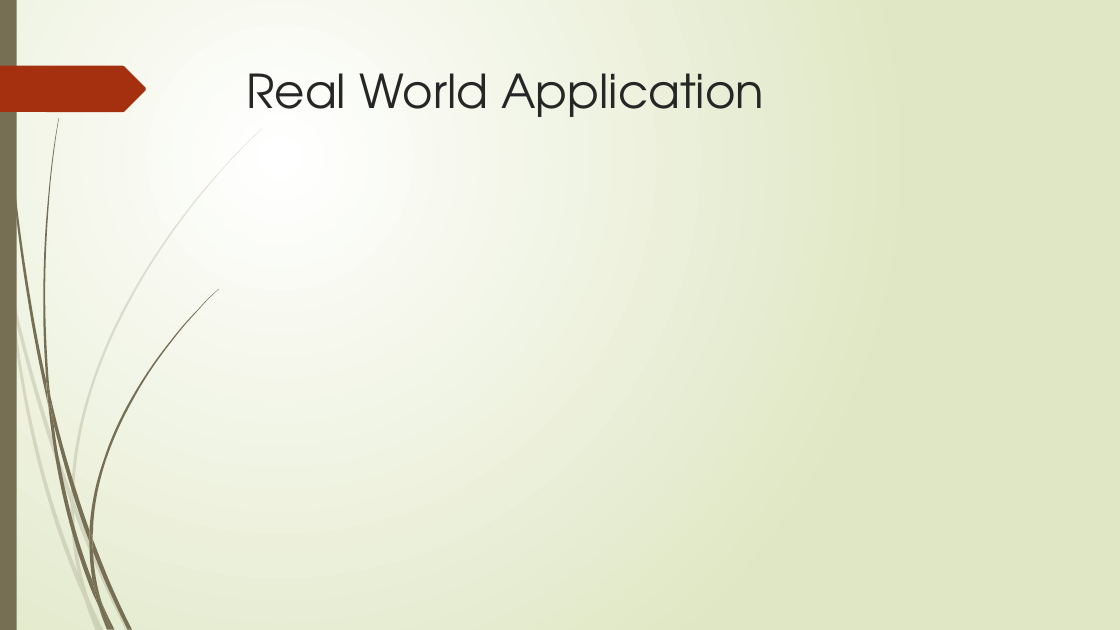
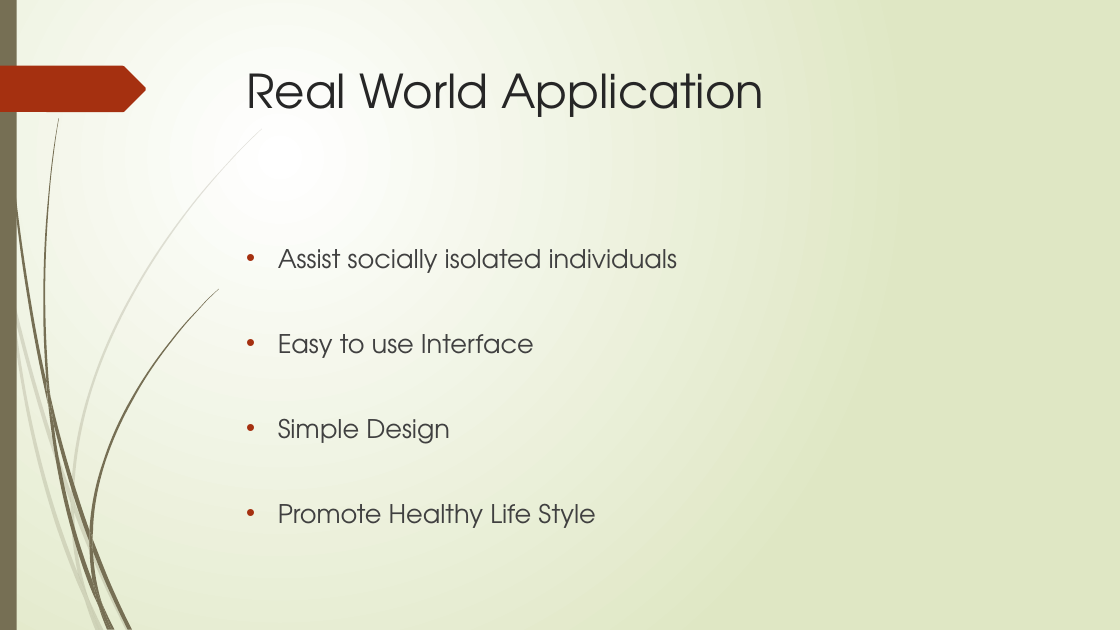
Before and after one commit to cs480GroupCAKE/PIEWebsite, a slide deck: slide 3 of Presentation/Presentation Two/Presentation Two.pptx. Drawn at 1120x630 pixels with LibreOffice and Linux fonts; fonts in the diff are those of the drawing. Boxes give left, top, right and bottom in pixels: in the first picture for what was removed or moved away, otherwise in the second. Text is boxed around its words. In the diff, an @@ line names an element or a change of style, - is before the commit and + after.

Commit message:
Added two slides

```diff
--- a/Presentation/Presentation Two/Presentation Two.pptx
+++ b/Presentation/Presentation Two/Presentation Two.pptx
@@ text added at [278,249,677,528], 22 pt, text #404040 @@
+• Assist socially isolated individuals
+• Easy to use Interface
+• Simple Design
+• Promote Healthy Life Style
```
Also in this commit, not shown: 1 other slide changed.
